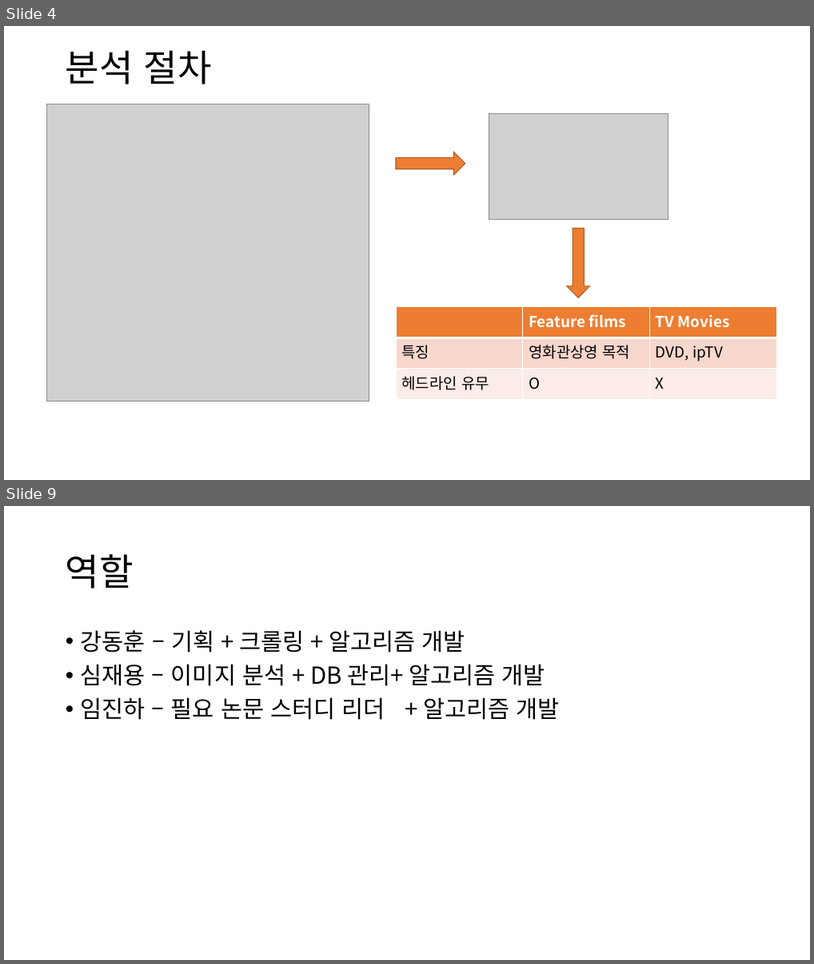
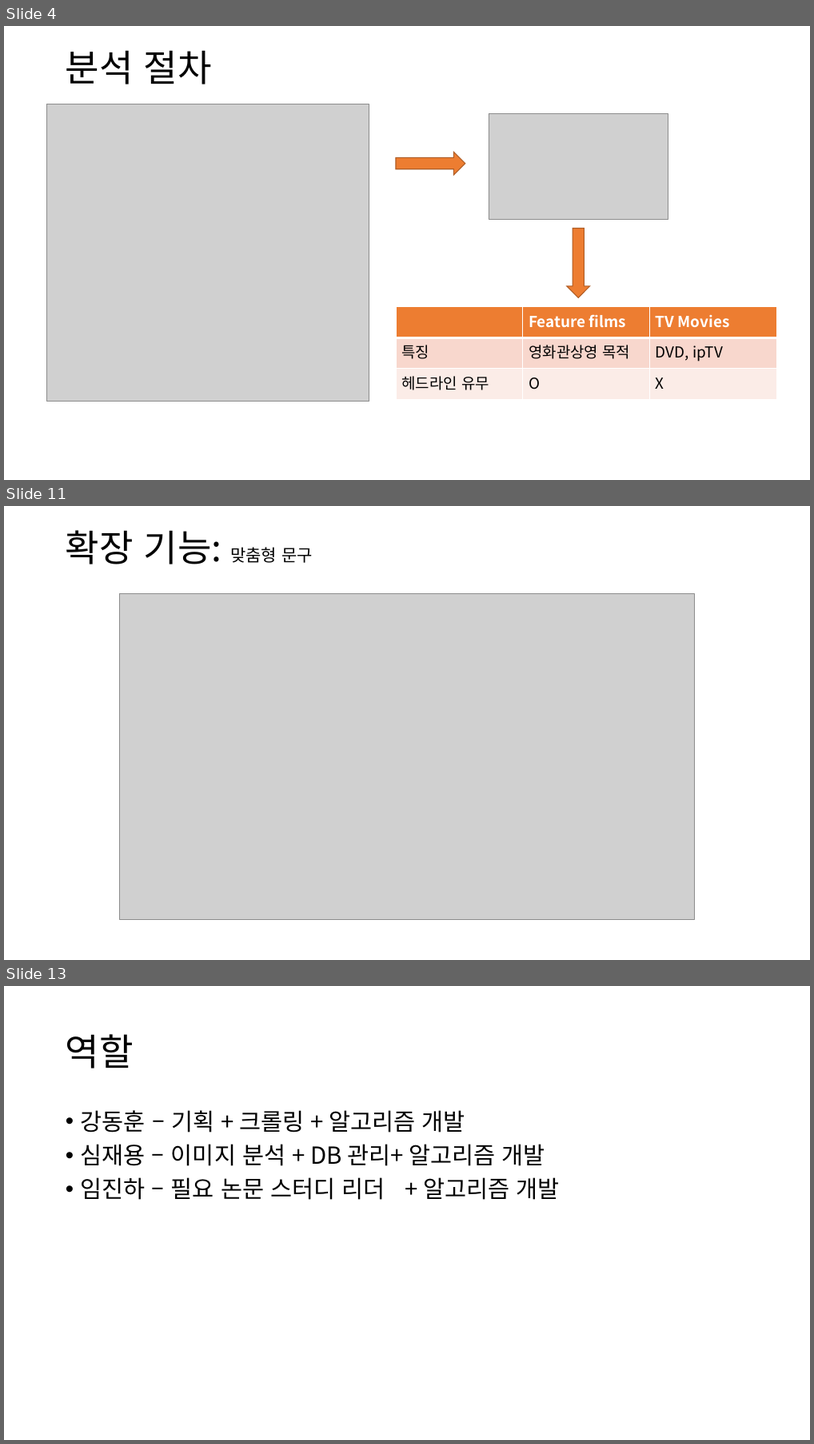
Before and after one commit to DHK810/AIcopywriter, a slide deck: aicopywriter프로젝트진행절차.pptx. Shown one above the other, each under a label of ours: slides 4 and 9 before the commit, slides 4, 11 and 13 after it; the slides between them are not shown. The pictures are 814x964 and 814x1444 pixels, drawn with LibreOffice and Linux fonts; fonts in the diff are those of the drawing; grey boxes stand for pictures. Boxes give left, top, right and bottom in pixels: in the first picture for what was removed or moved away, otherwise in the second. Text is boxed around its words. In the diff, an @@ line names an element or a change of style, - is before the commit and + after.

```diff
--- a/aicopywriter프로젝트진행절차.pptx
+++ b/aicopywriter프로젝트진행절차.pptx
@@ slide 11 added at bbox=[4, 506, 810, 960], background #FFFFFF @@
@@ title added at bbox=[66, 530, 313, 564], 44 pt, text #000000 @@
+확장 기능: 맞춤형 문구
@@ picture added at bbox=[119, 594, 695, 919] @@
@@ what was slide 9 is now slide 13 @@
```
Also in this commit, not shown: 6 slides changed, 3 other slides added, 1 other file.
